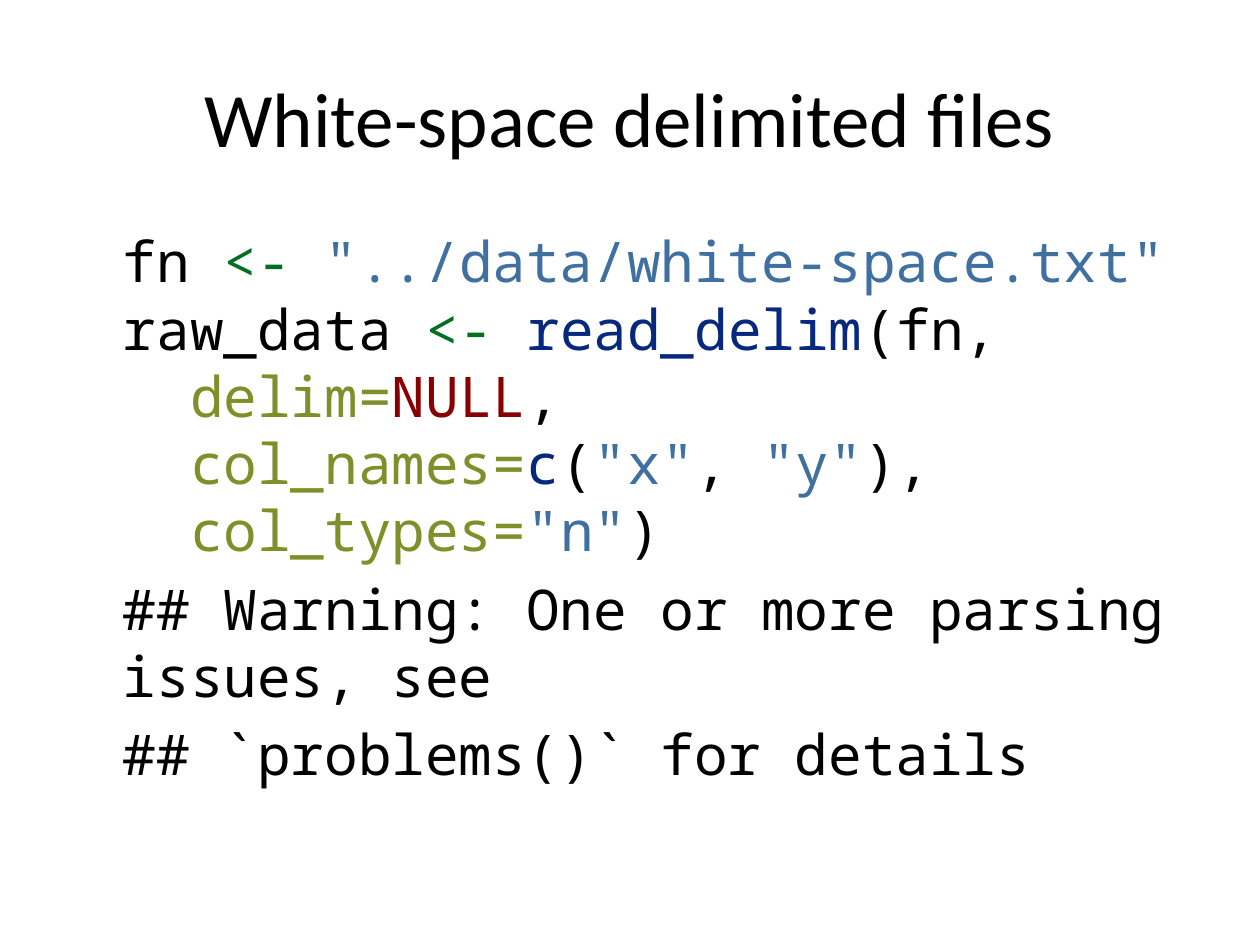
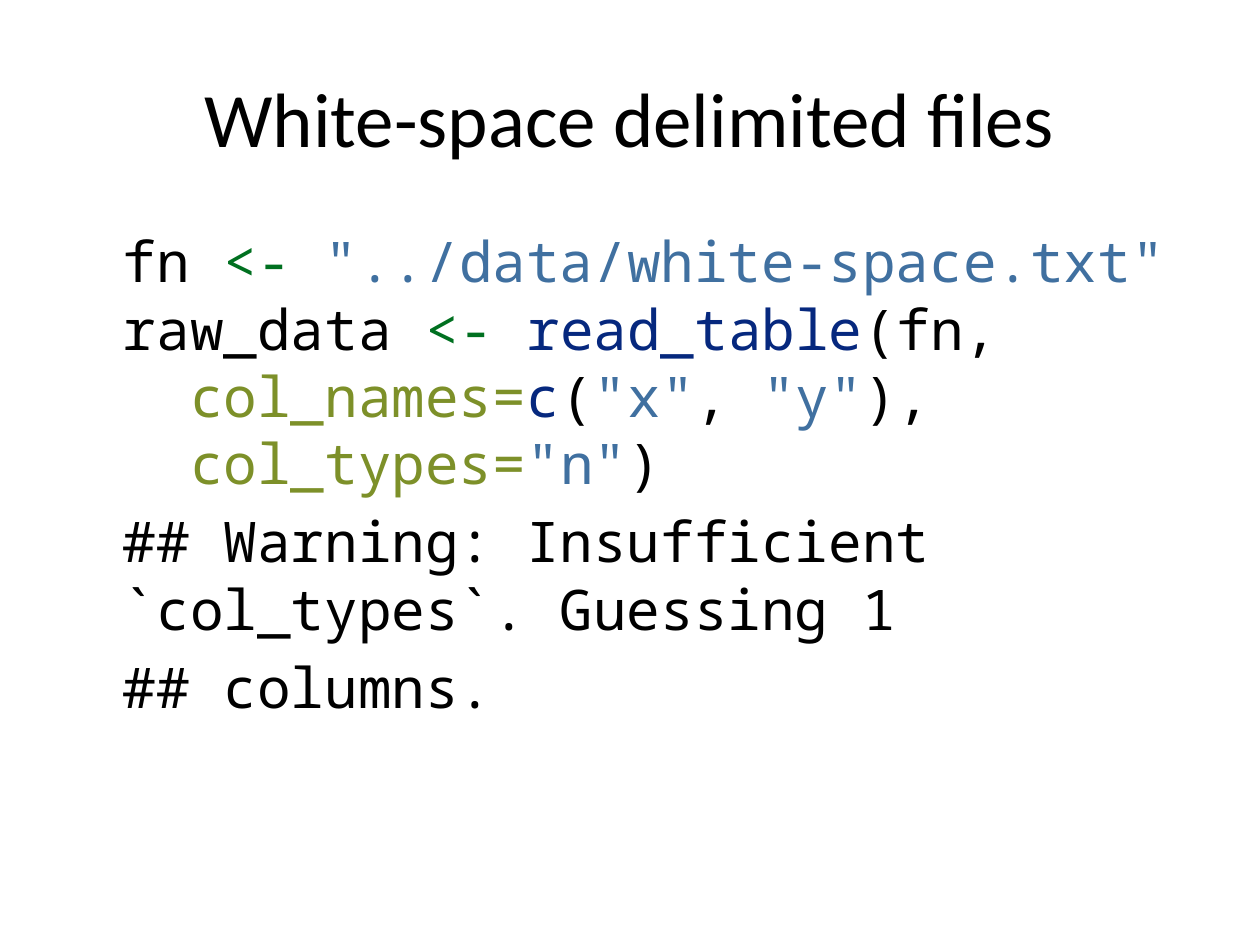
Before and after one commit to pmean/classes, a slide deck: slide 27 of introduction-to-r/src/v03-slides-and-speaker-notes.pptx. Drawn at 1260x945 pixels with LibreOffice and Linux fonts; fonts in the diff are those of the drawing. Boxes give left, top, right and bottom in pixels: in the first picture for what was removed or moved away, otherwise in the second. Text is boxed around its words. In the diff, an @@ line names an element or a change of style, - is before the commit and + after.

```diff
--- a/introduction-to-r/src/v03-slides-and-speaker-notes.pptx
+++ b/introduction-to-r/src/v03-slides-and-speaker-notes.pptx
@@ text at box(123, 239, 1165, 709): text changed @@
-fn <- "../data/white-space.txt"
-raw_data <- read_delim(fn,
-delim=NULL,
-col_names=c("x", "y"),
-col_types="n")
-## Warning: One or more parsing issues, see
-## `problems()` for details
+fn <- "../data/white-space.txt"
+raw_data <- read_table(fn,
+col_names=c("x", "y"),
+col_types="n")
+## Warning: Insufficient `col_types`. Guessing 1
+## columns.
```
Also in this commit, not shown: 1 other slide changed, 1 other file.
